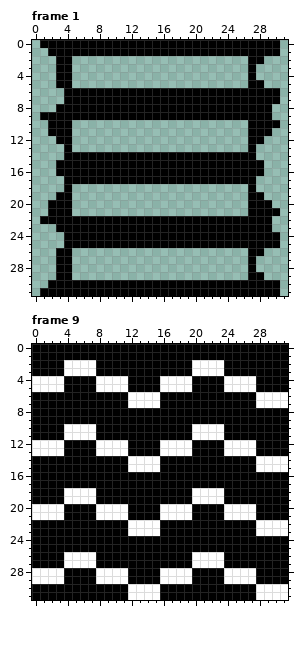
Two versions of one pixel-art file, src/assets/images/tileatlas.ase. This is how it looked before the edit.
32x32 pixels, 25 frames. Shown: frame 1, frame 9.
Now the later version:
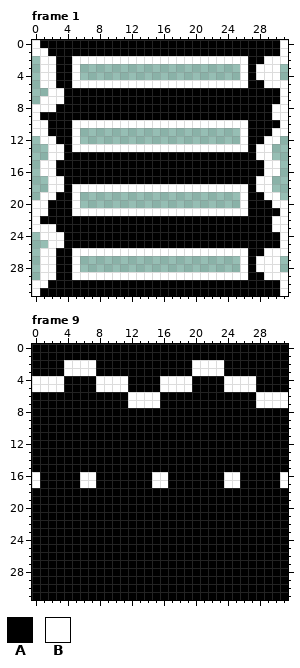
Palette (. is transparent): A #000000  B #ffffff
From old to new:
Changed rows in their new state; - is an unchanged pixel.
Frame 1:
first column x 0:
 0 B------------------------------B
 1 BB-----------------------------B
 2 -BB--BBBBBBBBBBBBBBBBBBBBBB--BBB
 3 -BB--B--------------------B-BBB-
 4 -BB--B--------------------B-BBB-
 5 -BB--BBBBBBBBBBBBBBBBBBBBBB--BBB
 6 --BB---------------------------B
 7 -BBB---------------------------B
 8 BBB---------------------------BB
 9 B-----------------------------BB
10 BB---BBBBBBBBBBBBBBBBBBBBBB----B
11 BB---B--------------------B---BB
12 -BB--B--------------------B--BB-
13 --BB-BBBBBBBBBBBBBBBBBBBBBB-BB--
14 --BB------------------------BB--
15 -BB--------------------------BB-
16 -BB--------------------------BB-
17 --BB------------------------BB--
18 --BB-BBBBBBBBBBBBBBBBBBBBBB-BB--
19 -BB--B--------------------B--BB-
20 BB---B--------------------B---BB
21 BB---BBBBBBBBBBBBBBBBBBBBBB----B
22 B-----------------------------BB
23 BBB---------------------------BB
24 -BBB---------------------------B
25 --BB---------------------------B
26 -BB--BBBBBBBBBBBBBBBBBBBBBB--BBB
27 -BB--B--------------------B-BBB-
28 -BB--B--------------------B-BBB-
29 -BB--BBBBBBBBBBBBBBBBBBBBBB--BBB
30 BB-----------------------------B
31 B------------------------------B
Frame 9:
first column x 0:
10 ----AAAA------------AAAA--------
11 ----AAAA------------AAAA--------
12 AAAA----AAAA----AAAA----AAAA----
13 AAAA----AAAA----AAAA----AAAA----
14 ------------AAAA------------AAAA
15 ------------AAAA------------AAAA
16 B-----BB-------BB-------BB-----B
17 B-----BB-------BB-------BB-----B
18 ----AAAA------------AAAA--------
19 ----AAAA------------AAAA--------
20 AAAA----AAAA----AAAA----AAAA----
21 AAAA----AAAA----AAAA----AAAA----
22 ------------AAAA------------AAAA
23 ------------AAAA------------AAAA
26 ----AAAA------------AAAA--------
27 ----AAAA------------AAAA--------
28 AAAA----AAAA----AAAA----AAAA----
29 AAAA----AAAA----AAAA----AAAA----
30 ------------AAAA------------AAAA
31 ------------AAAA------------AAAA
